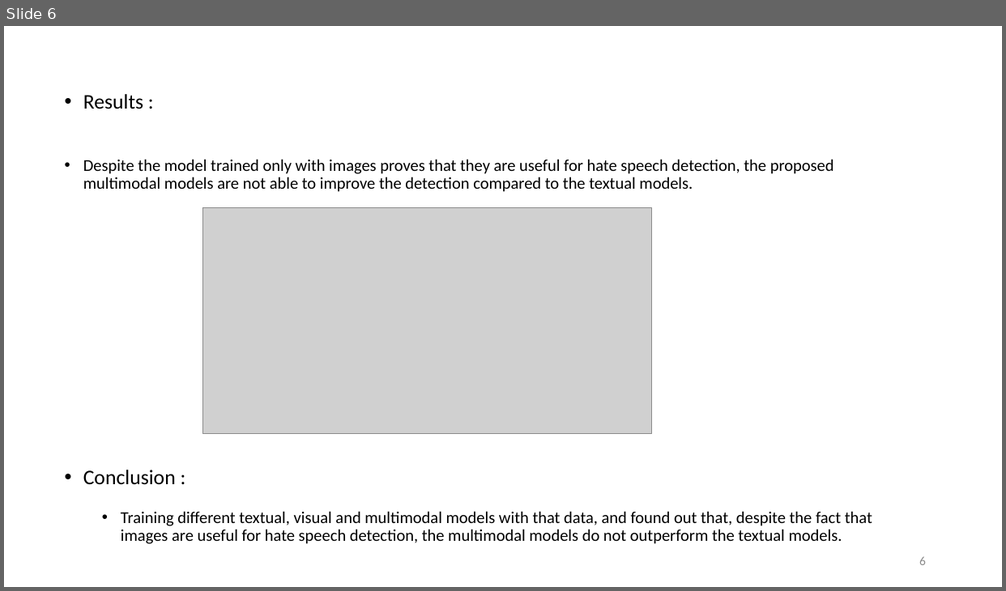
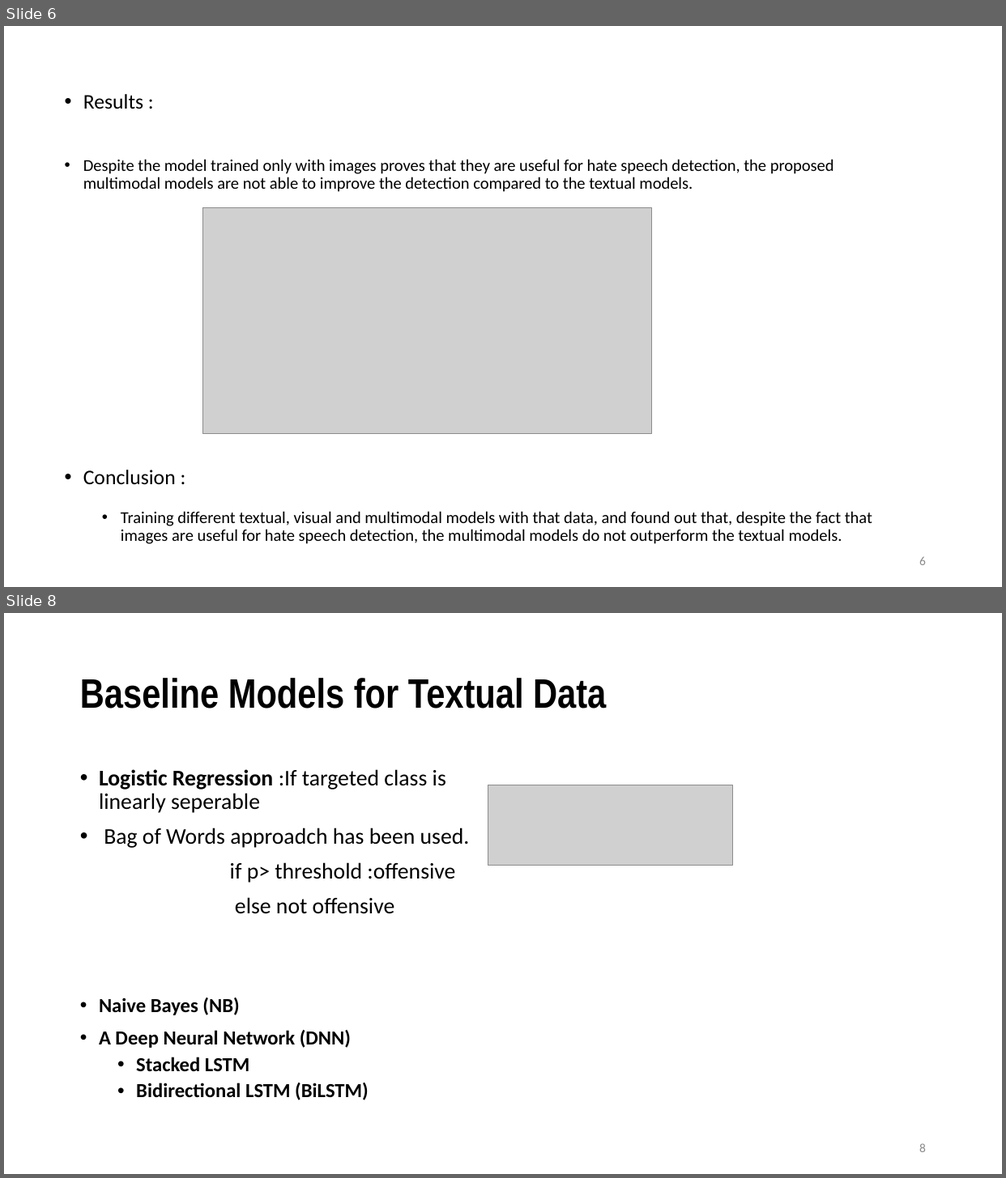
Before and after one commit to VarunBohara/Mini-Project-Documents, a slide deck: Review - 1.pptx. Shown one above the other, each under a label of ours: slide 6 before the commit, slides 6 and 8 after it; the slides between them are not shown. The pictures are 1006x591 and 1006x1178 pixels, drawn with LibreOffice and Linux fonts; fonts in the diff are those of the drawing; grey boxes stand for pictures. Boxes give left, top, right and bottom in pixels: in the first picture for what was removed or moved away, otherwise in the second. Text is boxed around its words. In the diff, an @@ line names an element or a change of style, - is before the commit and + after.

```diff
--- a/Review - 1.pptx
+++ b/Review - 1.pptx
@@ slide 8 added at <box>4,613,1002,1174</box>, background #FFFFFF @@
@@ title added at <box>80,678,606,709</box>, 39.6 pt, text #000000, bold @@
+Baseline Models for Textual Data
@@ text added at <box>99,769,470,1101</box>, 21.6 pt, text #000000 @@
+• Logistic Regression :If targeted class is linearly seperable
+• Bag of Words approadch has been used.
+if p> threshold :offensive
+else not offensive
+• Naive Bayes (NB)
+• A Deep Neural Network (DNN)
+  • Stacked LSTM
+  • Bidirectional LSTM (BiLSTM)
@@ picture added at <box>488,786,732,865</box> @@
@@ page number added at <box>919,1144,926,1152</box>, 12 pt, text #8C8C8C @@
+8
```
Also in this commit, not shown: 3 other slides added.
